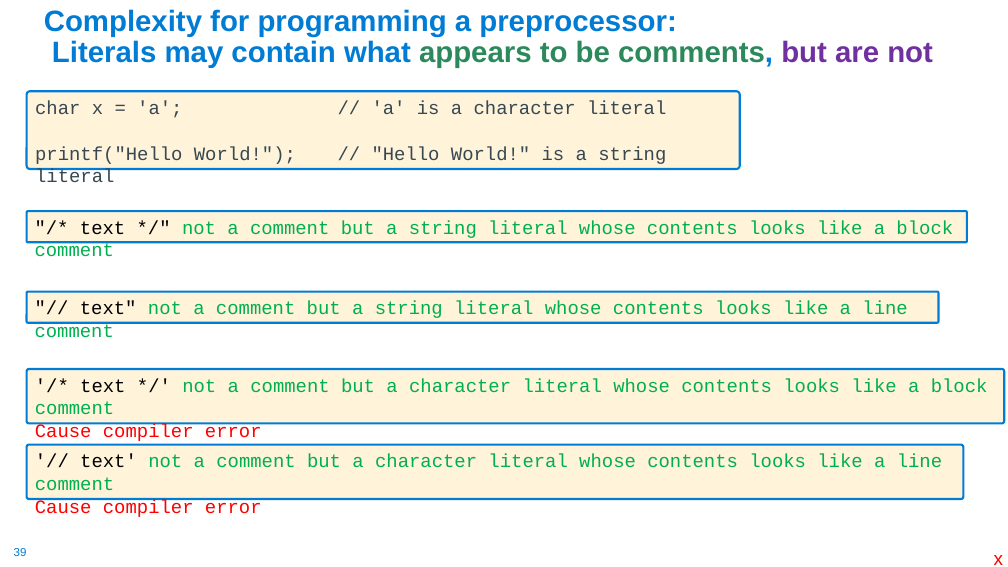
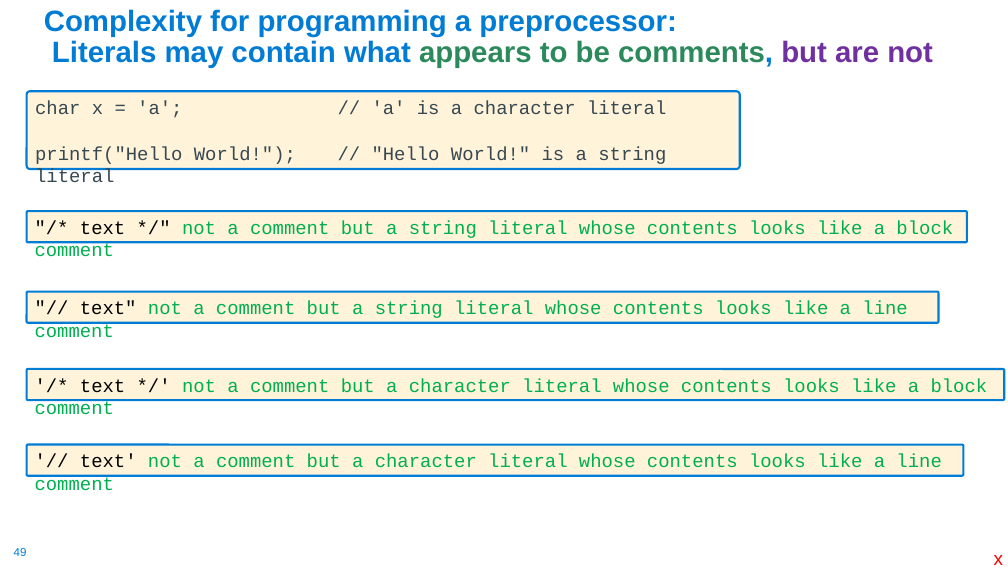
Before and after one commit to cse30-sp24/Cao-slides, a slide deck: slide 49 of 01-C-Part1.pptx (slide 39 before the commit). Drawn at 1008x567 pixels with LibreOffice and Linux fonts; fonts in the diff are those of the drawing. Boxes give left, top, right and bottom in pixels: in the first picture for what was removed or moved away, otherwise in the second. Text is boxed around its words. In the diff, an @@ line names an element or a change of style, - is before the commit and + after.

Commit message:
update slides dfa

```diff
--- a/01-C-Part1.pptx
+++ b/01-C-Part1.pptx
@@ rounded rectangle "'/* text */' not a ...": place and size @@
-rounded rectangle "'/* text */' not a ..." at (26, 369, 1004, 423)
+rounded rectangle "'/* text */' not a ..." at (26, 369, 1004, 400)
@@ rounded rectangle "'// text' not a comment ...": place and size @@
-rounded rectangle "'// text' not a comment ..." at (26, 445, 963, 499)
+rounded rectangle "'// text' not a comment ..." at (26, 445, 963, 476)
@@ text in rounded rectangle at (35, 424, 262, 441): paragraph removed @@
-Cause compiler error
@@ text in rounded rectangle at (35, 500, 262, 517): paragraph removed @@
-Cause compiler error
@@ page number at (14, 548, 27, 556): text changed @@
-39
+49
```
